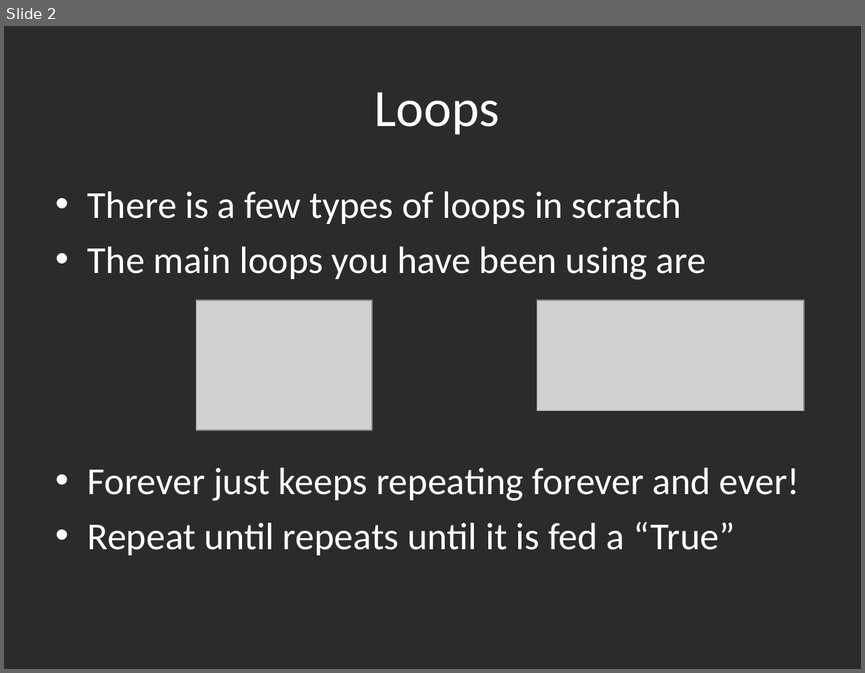
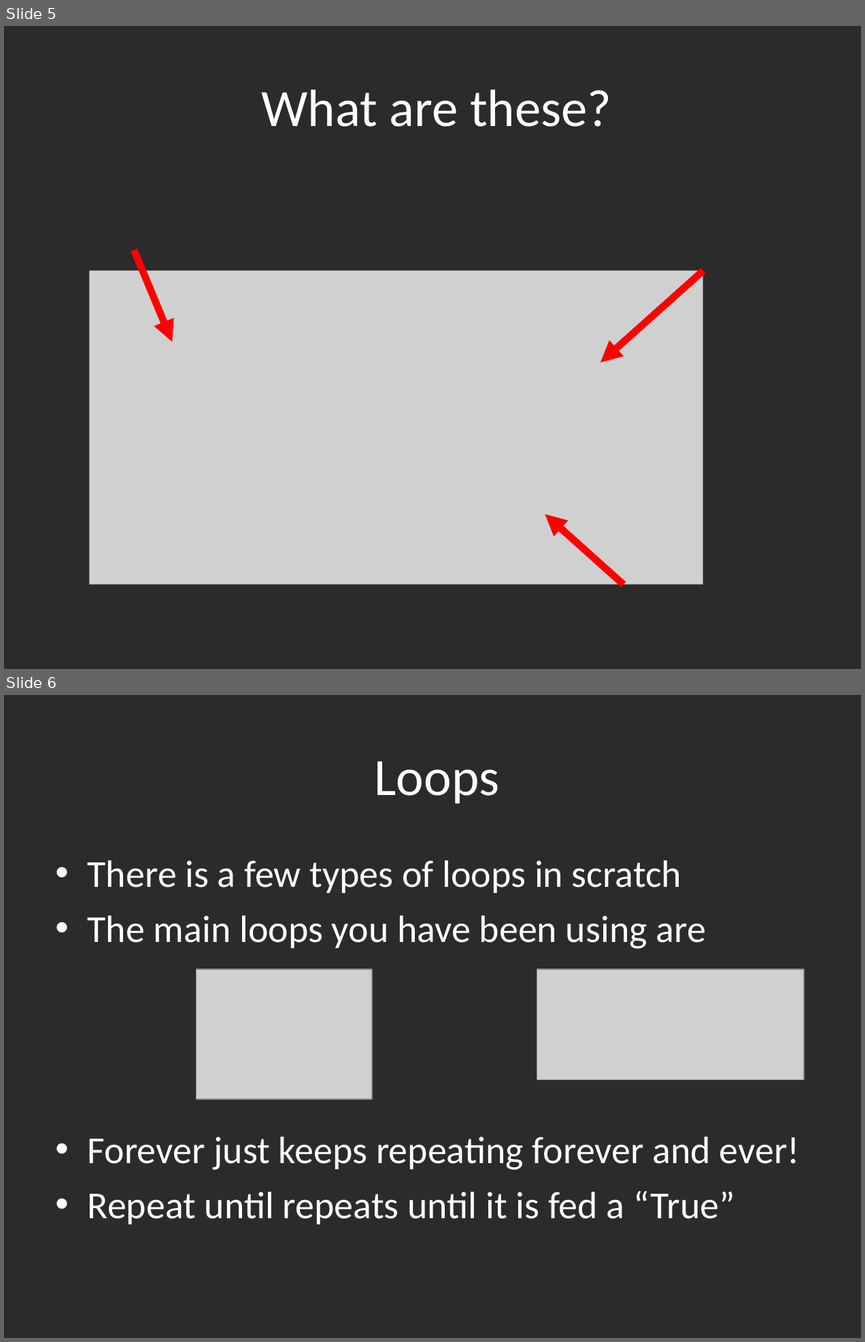
Before and after one commit to gbaman/RaspberryPi-Teaching-Materials, a slide deck: Powerpoints/Scratch1.ppt. Shown one above the other, each under a label of ours: slide 2 before the commit, slides 5 and 6 after it. The pictures are 865x673 and 865x1342 pixels, drawn with LibreOffice and Linux fonts; fonts in the diff are those of the drawing; grey boxes stand for pictures; background and template pictures are left out; a plain dark background stands for a picture behind light text. Boxes give left, top, right and bottom in pixels: in the first picture for what was removed or moved away, otherwise in the second. Text is boxed around its words. In the diff, an @@ line names an element or a change of style, - is before the commit and + after.

```diff
--- a/Powerpoints/Scratch1.ppt
+++ b/Powerpoints/Scratch1.ppt
@@ slide 5 added at [4, 26, 861, 669], background picture (left out) @@
@@ title added at [262, 89, 611, 127], 44 pt, text #FFFFFF @@
+What are these?
@@ arrow added from (135, 250) to (172, 342), #FF0000 6.01 pt @@
@@ picture added at [90, 270, 703, 584] @@
@@ arrow added from (703, 270) to (600, 362), #FF0000 6.01 pt @@
@@ arrow added from (623, 584) to (545, 514), #FF0000 6.01 pt @@
@@ what was slide 2 is now slide 6 @@
```
Also in this commit, not shown: 1 slide changed, 3 other slides added, 1 other file.
